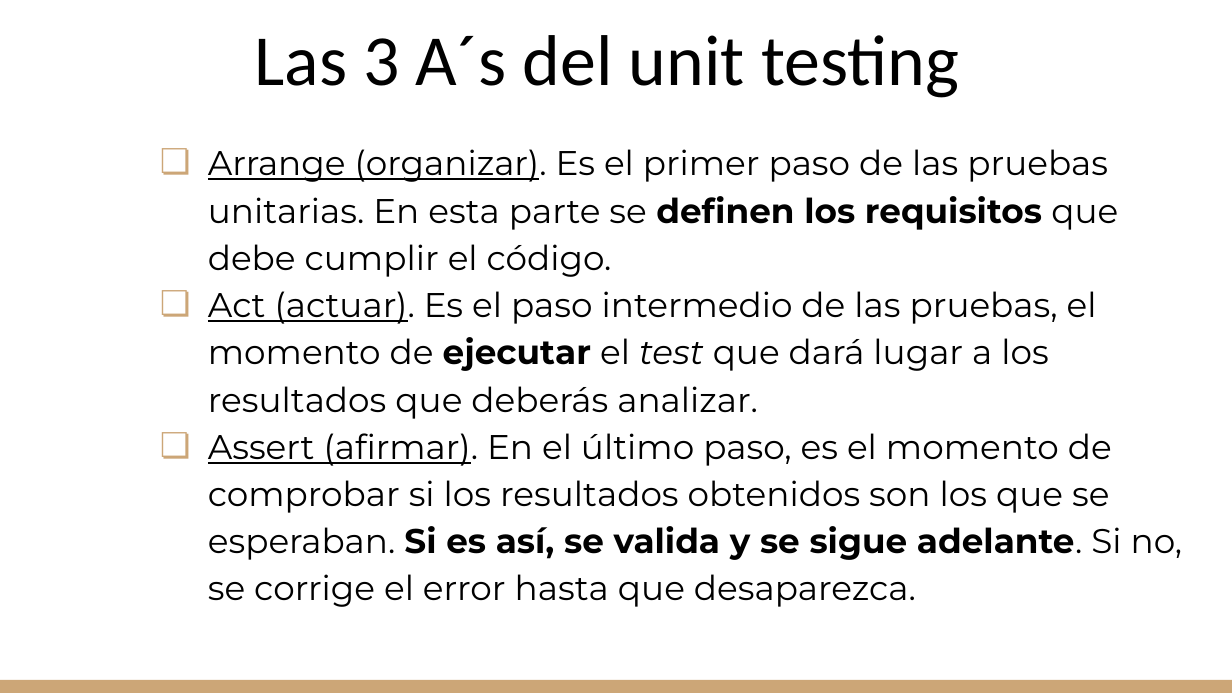
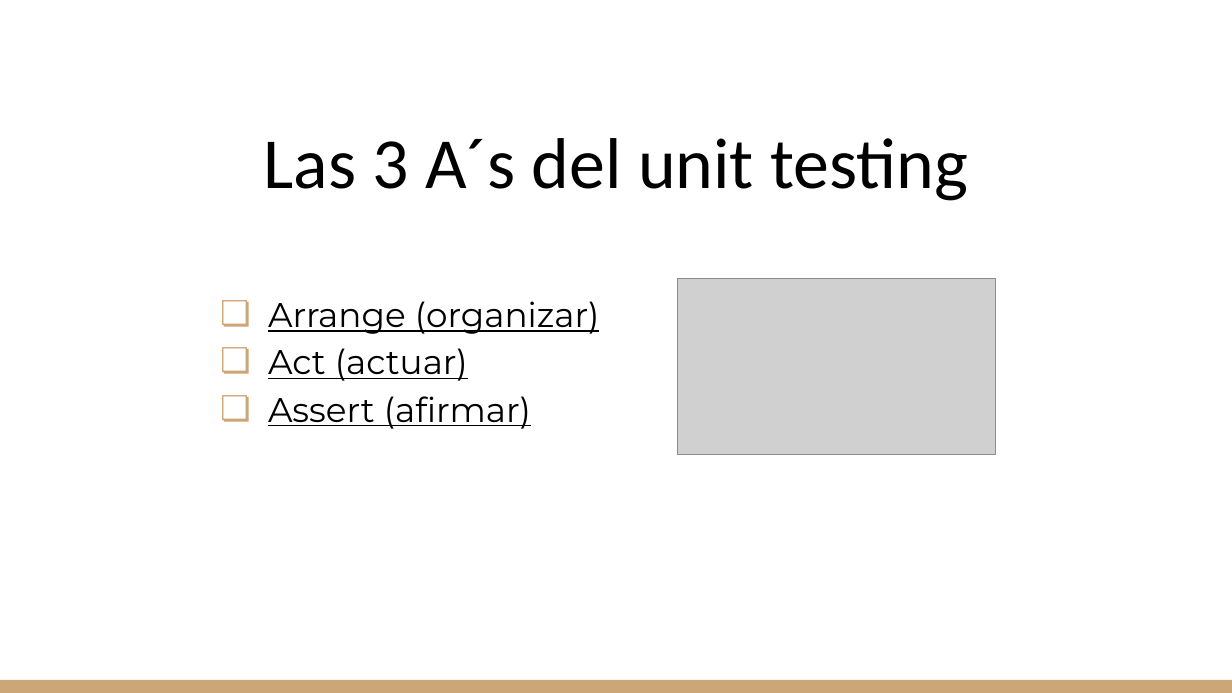
Before and after one commit to gitgamba/.Net-Grupo8, a slide deck: slide 5 of TPS/Unit Testing.pptx. Drawn at 1232x693 pixels with LibreOffice and Linux fonts; fonts in the diff are those of the drawing; grey boxes stand for pictures. Boxes give left, top, right and bottom in pixels: in the first picture for what was removed or moved away, otherwise in the second. Text is boxed around its words. In the diff, an @@ line names an element or a change of style, - is before the commit and + after.

Commit message:
Revision y agregado de conceptos Unit Testing

```diff
--- a/TPS/Unit Testing.pptx
+++ b/TPS/Unit Testing.pptx
@@ title "Las 3 A´s del unit ..." moved from (x1=254, y1=35, x2=959, y2=98) to (x1=263, y1=138, x2=968, y2=201) @@
@@ text removed at (x1=208, y1=149, x2=1182, y2=607) @@
-❏ Arrange (organizar). Es el primer paso de las pruebas unitarias. En esta parte se definen los requisitos que debe cumplir el código.
-❏ Act (actuar). Es el paso intermedio de las pruebas, el momento de ejecutar el test que dará lugar a los resultados que deberás analizar.
-❏ Assert (afirmar). En el último paso, es el momento de comprobar si los resultados obtenidos son los que se esperaban. Si es así, se valida y se sigue adelante. Si no, se corrige el error hasta que desaparezca.
@@ picture added at (x1=678, y1=278, x2=995, y2=455) @@
@@ text added at (x1=268, y1=301, x2=600, y2=429), 20 pt, text #000000, underline @@
+❏ Arrange (organizar)
+❏ Act (actuar)
+❏ Assert (afirmar)
```
Also in this commit, not shown: 6 other slides changed, 2 slides added, 2 slides removed.
